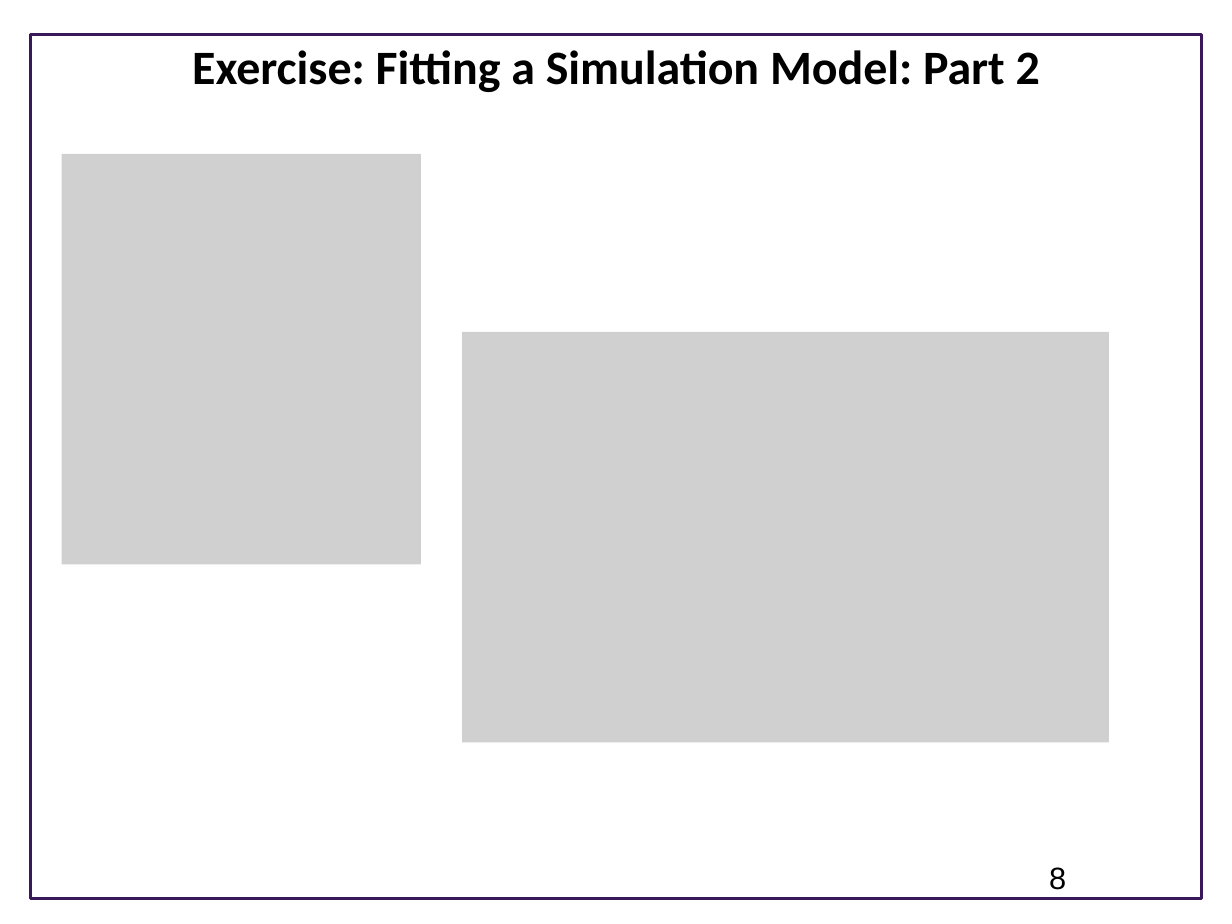
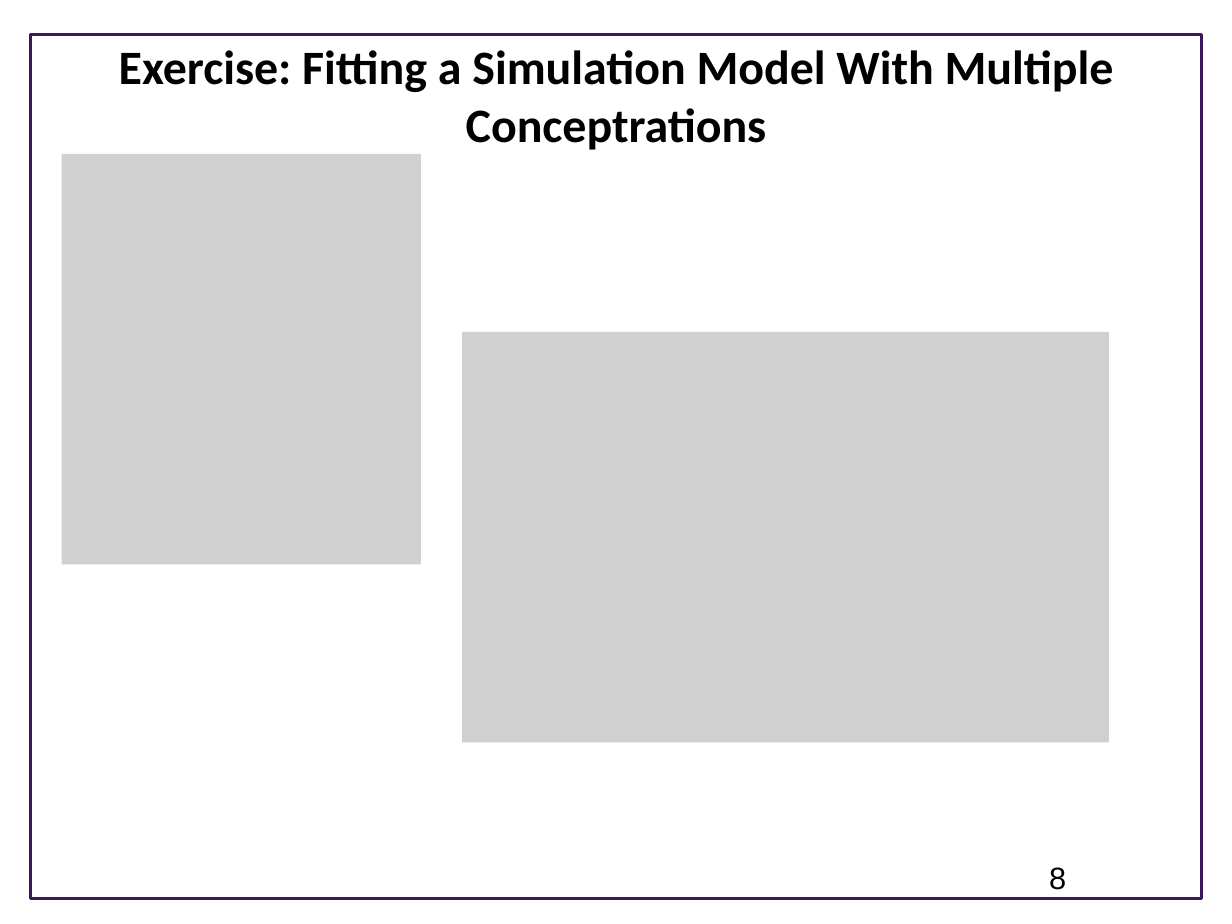
Before and after one commit to ModelEngineering/advancing-biomedical-models, a slide deck: slide 8 of Lectures/Week_5/CSE 599V Lecture 11 - Modeling Workflow .pptx. Drawn at 1232x924 pixels with LibreOffice and Linux fonts; fonts in the diff are those of the drawing; grey boxes stand for pictures; background and template pictures are left out. Boxes give left, top, right and bottom in pixels: in the first picture for what was removed or moved away, otherwise in the second. Text is boxed around its words. In the diff, an @@ line names an element or a change of style, - is before the commit and + after.

```diff
--- a/Lectures/Week_5/CSE 599V Lecture 11 - Modeling Workflow .pptx
+++ b/Lectures/Week_5/CSE 599V Lecture 11 - Modeling Workflow .pptx
@@ title at box(119, 50, 1114, 150): text changed @@
-Exercise: Fitting a Simulation Model: Part 2
+Exercise: Fitting a Simulation Model With Multiple Conceptrations
```
Also in this commit, not shown: 3 other slides changed, 1 other file.
